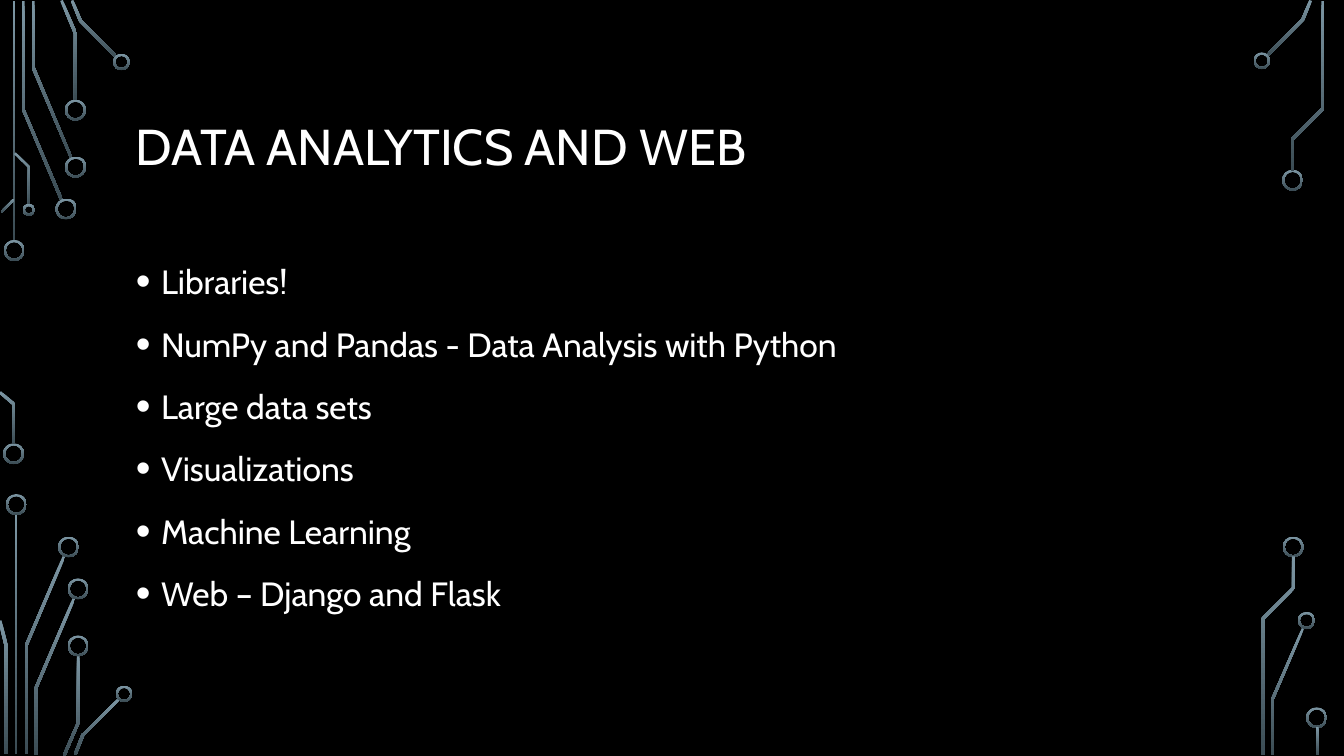
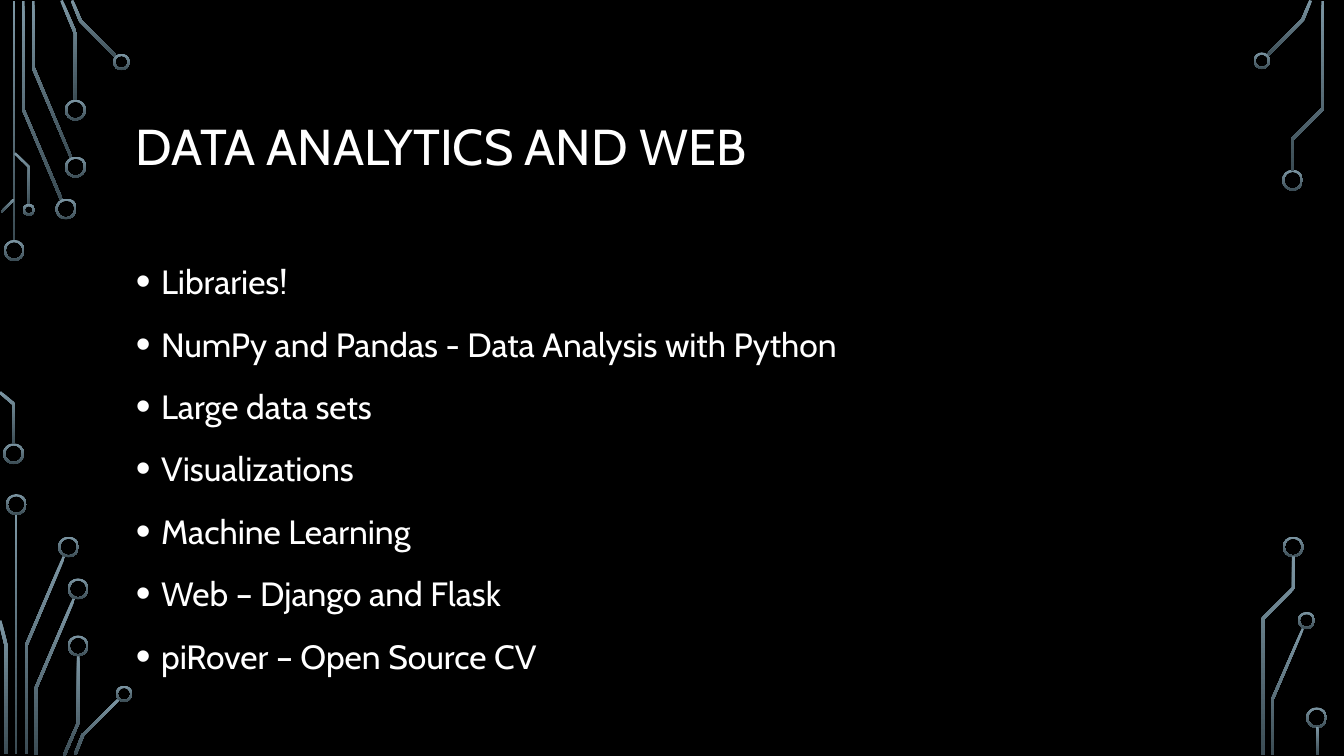
Before and after one commit to k2controls/RAM205, a slide deck: slide 6 of sprint1/week01/python/PythonIntroduction.pptx. Drawn at 1344x756 pixels with LibreOffice and Linux fonts; fonts in the diff are those of the drawing; background and template pictures are left out. Boxes give left, top, right and bottom in pixels: in the first picture for what was removed or moved away, otherwise in the second. Text is boxed around its words. In the diff, an @@ line names an element or a change of style, - is before the commit and + after.

```diff
--- a/sprint1/week01/python/PythonIntroduction.pptx
+++ b/sprint1/week01/python/PythonIntroduction.pptx
@@ text at (161, 645, 536, 677): paragraph added @@
+• piRover – Open Source CV
```
Also in this commit, not shown: 2 other slides changed, 4 slides added, 4 other files.
